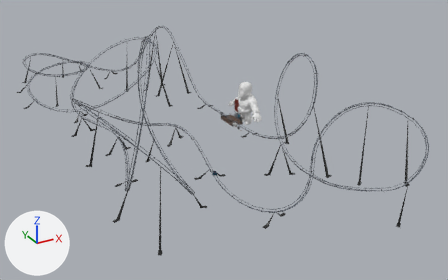
Two versions of the FBX model Assets/ForRedact_Prefabs/PARK/DARK/BazaGowna.fbx, one commit apart.
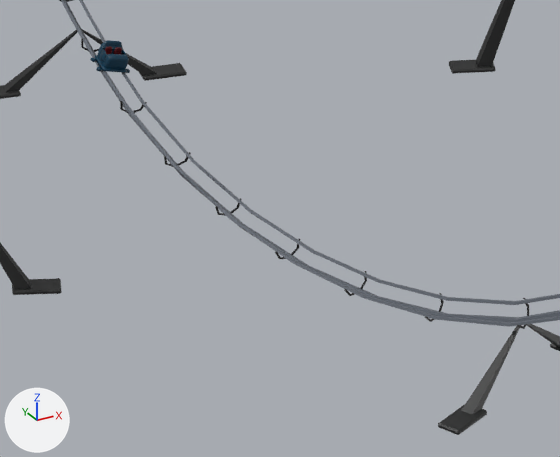
The first picture shows the older version from a camera (50 mm lens) standing at (-163.0, -289.0, 134.0) and looking at (-17.0, -24.0, 1.0). The close-ups show the older and then the newer version on the part from 44% to 63% of the width and 59% to 83% of the height of that picture. Only the edits that show in the close-ups are written down. The lights are fixed; the arrows at lower left show +X, +Y and +Z. Where no turn or scale is listed for an object, it has been applied to the vertices.

Names of what the first close-up shows: 'bumper_car_export_1.004', 'support_tall.010'.
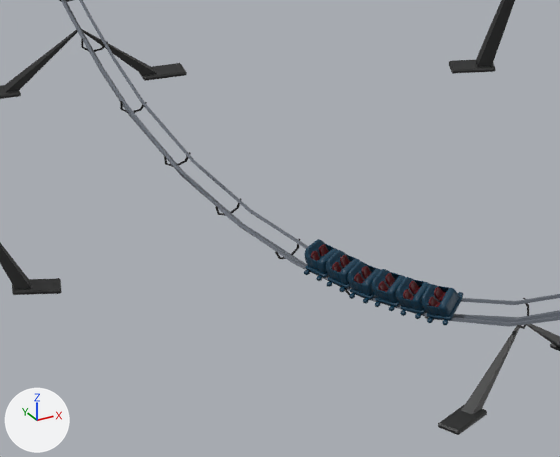
Where the newer file only moved an object's origin or applied its transform, the numbers keep the older frame.

Where the change shows, as pixel boxes [x1, y1, x2, y2] in the close-ups (560 x 457 px):
'bumper_car_export_1.004', moved, turned: before [90, 40, 130, 73]; after [347, 261, 381, 304]
'bumper_car_export_1.001', added (blue): after [421, 284, 463, 325]
'bumper_car_export_1.002', added (blue): after [396, 277, 430, 319]
'bumper_car_export_1.003', added (blue): after [372, 269, 405, 311]
'bumper_car_export_1.005', added (blue): after [326, 250, 360, 292]
'bumper_car_export_1.006', added (blue): after [304, 239, 338, 281]

Edits to the bpy script that builds the scene:
```text
Add me_bumper_car_export_1_007:
    me_bumper_car_export_1_007.from_pydata(...)  # 894 vertices, 864 faces; spans x -1.45..1.16, y -0.83..1.27, z -0.11..1.91
    me_bumper_car_export_1_007.materials.append(mat_a)  # picture img_palette_export_png
Add me_bumper_car_export_1_001:
    me_bumper_car_export_1_001.from_pydata(...)  # 894 vertices, 864 faces; spans x -1.75..0.95, y -0.97..1.37, z -0.54..1.73
    me_bumper_car_export_1_001.materials.append(mat_a)  # picture img_palette_export_png
Add me_bumper_car_export_1_006:
    me_bumper_car_export_1_006.from_pydata(...)  # 894 vertices, 864 faces; spans x -1.47..1.13, y -0.86..1.3, z -0.19..1.88
    me_bumper_car_export_1_006.materials.append(mat_a)  # picture img_palette_export_png
Add me_bumper_car_export_1_004:
    me_bumper_car_export_1_004.from_pydata(...)  # 894 vertices, 864 faces; spans x -1.57..1.05, y -0.91..1.34, z -0.37..1.8
    me_bumper_car_export_1_004.materials.append(mat_a)  # picture img_palette_export_png
Add me_bumper_car_export_1_003:
    me_bumper_car_export_1_003.from_pydata(...)  # 894 vertices, 864 faces; spans x -1.66..1.0, y -0.94..1.36, z -0.46..1.74
    me_bumper_car_export_1_003.materials.append(mat_a)  # picture img_palette_export_png
Change ob_bumper_car_export_1_004:
    remove ob_bumper_car_export_1_004.parent = ob_cube
    ob_bumper_car_export_1_004.location: (-42.84, -55.84, 3.157) -> (-41.12, -93.82, 2.23)
    ob_bumper_car_export_1_004.rotation_euler: (0.146, 0.265, -0.0888) -> (-0.129, -0.361, 0.302)  # degrees (8.4, 15, -5.1) -> degrees (-7.4, -21, 17)
Add ob_bumper_car_export_1_006:
    ob_bumper_car_export_1_006 = bpy.data.objects.new('bumper_car_export_1.006', me_bumper_car_export_1_007)
    ob_bumper_car_export_1_006.location = (-41.97, -89.76, 1.91)
Add ob_bumper_car_export_1_001:
    ob_bumper_car_export_1_001 = bpy.data.objects.new('bumper_car_export_1.001', me_bumper_car_export_1_001)
    ob_bumper_car_export_1_001.location = (-39.21, -99.65, 3.29)
Add ob_bumper_car_export_1_005:
    ob_bumper_car_export_1_005 = bpy.data.objects.new('bumper_car_export_1.005', me_bumper_car_export_1_006)
    ob_bumper_car_export_1_005.location = (-41.55, -91.79, 2.07)
Add ob_bumper_car_export_1_003:
    ob_bumper_car_export_1_003 = bpy.data.objects.new('bumper_car_export_1.003', me_bumper_car_export_1_004)
    ob_bumper_car_export_1_003.location = (-40.5, -95.78, 2.57)
Add ob_bumper_car_export_1_002:
    ob_bumper_car_export_1_002 = bpy.data.objects.new('bumper_car_export_1.002', me_bumper_car_export_1_003)
    ob_bumper_car_export_1_002.location = (-39.88, -97.73, 2.9)
```
